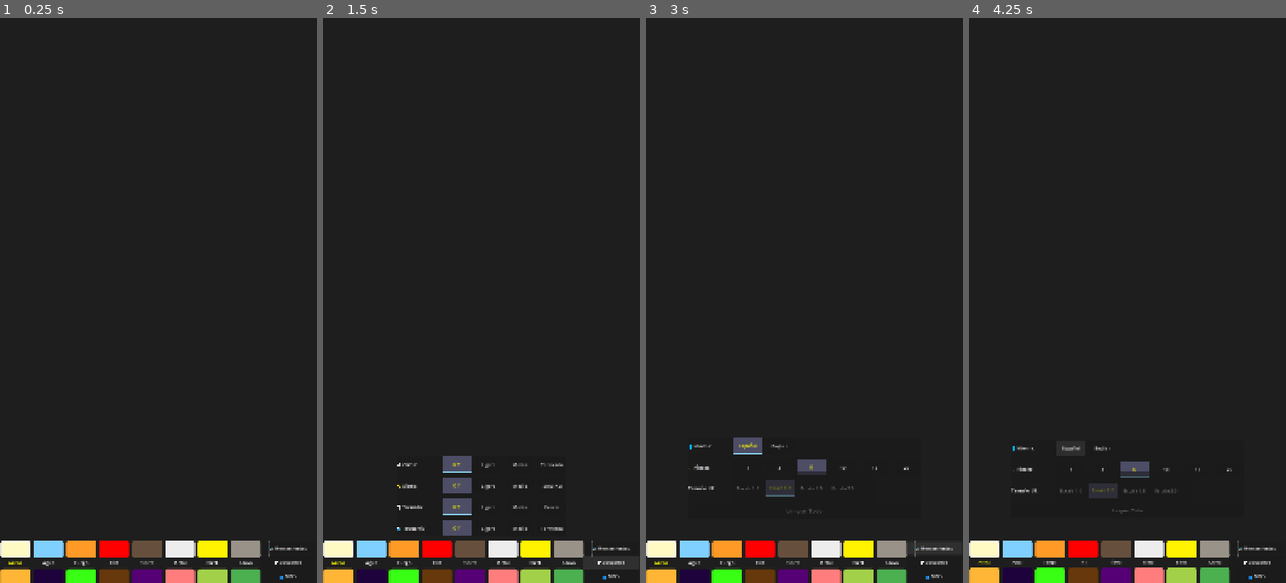
Above: before the commit, frames 1-4 (left to right).
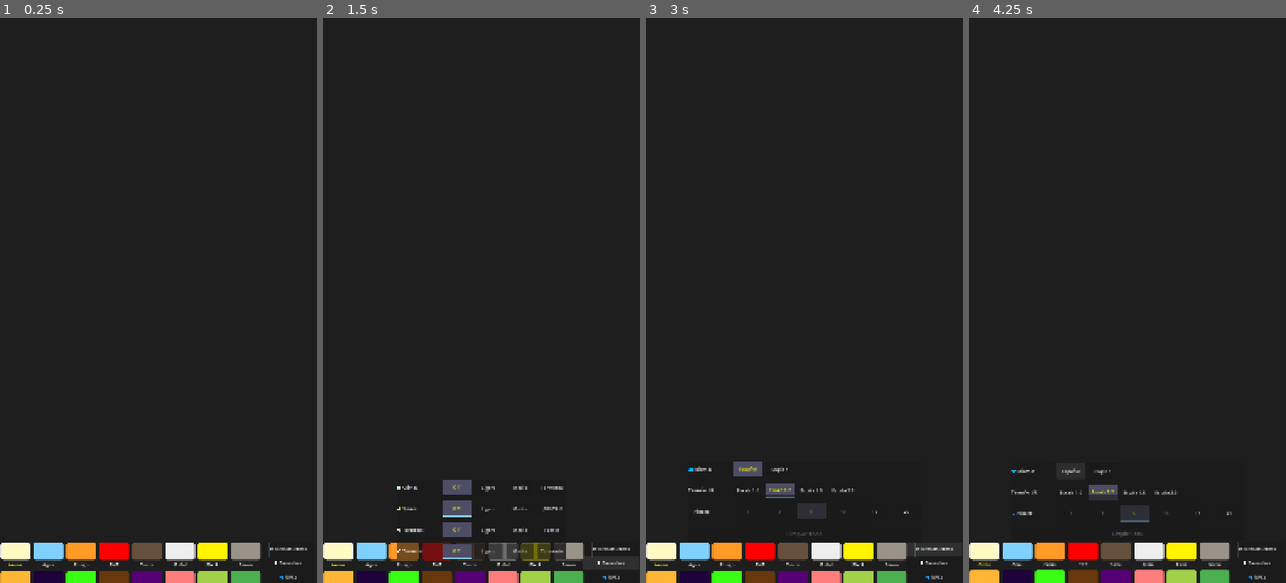
Above: after the commit, the same moments.

Repository: OmarSaez/Sandbox-game
Game: Godot game, scene res://scenes/main/main_scene.tscn
Two runs of this game, one before a commit and one after it. Both use one fixed random seed, a clock stepped at 60 frames per second and the inputs below.
Inputs:
- Up to frame 1 (0.25 s): no input
- Up to frame 2 (1.5 s): click "🛠️ Herramientas" at 0.5 s; click "🌪️ Desastres" at 1.25 s
- Up to frame 3 (3 s): click "👥 NPCs" at 2 s; click "🛠️ Herramientas" at 2.75 s
- Up to frame 4 (4.25 s): click "Español" at 3.5 s

The runs differ from the first frame. In frame 1, 1.4% of the frame differs, in the area x 0-97%, y 92-100%; in frame 2, 3.7%, in the area x 0-97%, y 77-100%; in frame 3, 3.0%; in frame 4, 2.6%.

Commit message:
Se re ordena el menu de herramientas

Diff:
--- a/sandbox/scripts/sandbox/sandbox_grid.gd
+++ b/sandbox/scripts/sandbox/sandbox_grid.gd
@@ -414,14 +414,21 @@
 		material_grid.size_flags_horizontal = Control.SIZE_EXPAND_FILL
 
 	# ALWAYS Refresh Scroll Height for the current scale
-	# NEW: Cap the height so it doesn't cover too much sandbox at big scales
-	var h = clamp(130 * s, 110, 145)
+	# NEW: ULTRA-COMPACT height (38px * 3 = 114px approx)
+	var h = min(115 * s, 140)
 
 	material_scroll.custom_minimum_size = Vector2(0, h)
 	material_scroll.offset_top = -h
 	material_scroll.anchor_top = 1.0
 	material_scroll.anchor_bottom = 1.0
 	material_scroll.offset_bottom = 0
+
+	# PUSH GAME VIEW (TextureRect) UP by h + 1px gap (Minimal distance)
+	if texture_rect:
+		texture_rect.anchor_top = 0
+		texture_rect.anchor_bottom = 1.0
+		texture_rect.offset_bottom = -h - 1
+		texture_rect.offset_top = 0
 
 	# 4. ROBUST CLONE DETECTION: Find and cleanup ALL ActionButtons nodes (including renamed ones)
 	var found_action_boxes = []
@@ -485,7 +492,7 @@
 
 	var panel_width = 450 * s
 	var panel_height = 220 * s
-	var bottom_gap = 185 * s # Slightly more than the bar height for a small gap
+	var bottom_gap = (min(115 * s, 140)) + (5 * s) # Dynamic GAP above HUD floor
 
 	tools_panel.offset_left = -panel_width / 2
 	tools_panel.offset_right = panel_width / 2
@@ -541,20 +548,20 @@
 		_update_highlights()
 	)
 
-	# BRUSH SIZE ROW
+	# UI SCALE ROW (Now 2nd)
+	var scale_labels = [tr[current_language]["size"] + " 1.0", tr[current_language]["size"] + " 1.2", tr[current_language]["size"] + " 1.5", tr[current_language]["size"] + " 2.0"]
+	create_row.call("ui_size", scale_labels, func(l):
+		ui_scale_level = l
+		_setup_main_ui_containers() # Handle complete HUD refresh automatically
+		tools_panel.visible = true # Keep open after scale change
+	)
+
+	# BRUSH SIZE ROW (Now 3rd)
 	var brush_sizes = [0, 1, 2, 5, 7, 12]
 	var brush_labels = ["1", "3", "5", "10", "15", "25"]
 	create_row.call("brush", brush_labels, func(l):
 		brush_radius = brush_sizes[l]
 		_update_highlights()
-	)
-
-	# UI SCALE ROW
-	var scale_labels = [tr[current_language]["size"] + " 1.0", tr[current_language]["size"] + " 1.2", tr[current_language]["size"] + " 1.5", tr[current_language]["size"] + " 2.0"]
-	create_row.call("ui_size", scale_labels, func(l):
-		ui_scale_level = l
-		_setup_main_ui_containers() # Handle complete HUD refresh automatically
-		tools_panel.visible = true # Keep open after scale change
 	)
 
 	# DIRECT RESET BUTTON (Bottom of Tools)
@@ -590,7 +597,7 @@
 
 	var d_width = 300 * s
 	var d_height = 120 * s
-	var d_bottom_gap = 185 * s
+	var d_bottom_gap = (min(115 * s, 140)) + (5 * s)
 
 	disaster_panel.offset_left = -d_width / 2
 	disaster_panel.offset_right = d_width / 2
@@ -1552,7 +1559,7 @@
 
 	var p_width = 400 * s
 	var p_height = 130 * s
-	var bottom_gap = 185 * s
+	var bottom_gap = (min(115 * s, 140)) + (5 * s)
 
 	npc_panel.offset_left = -p_width / 2
 	npc_panel.offset_right = p_width / 2
